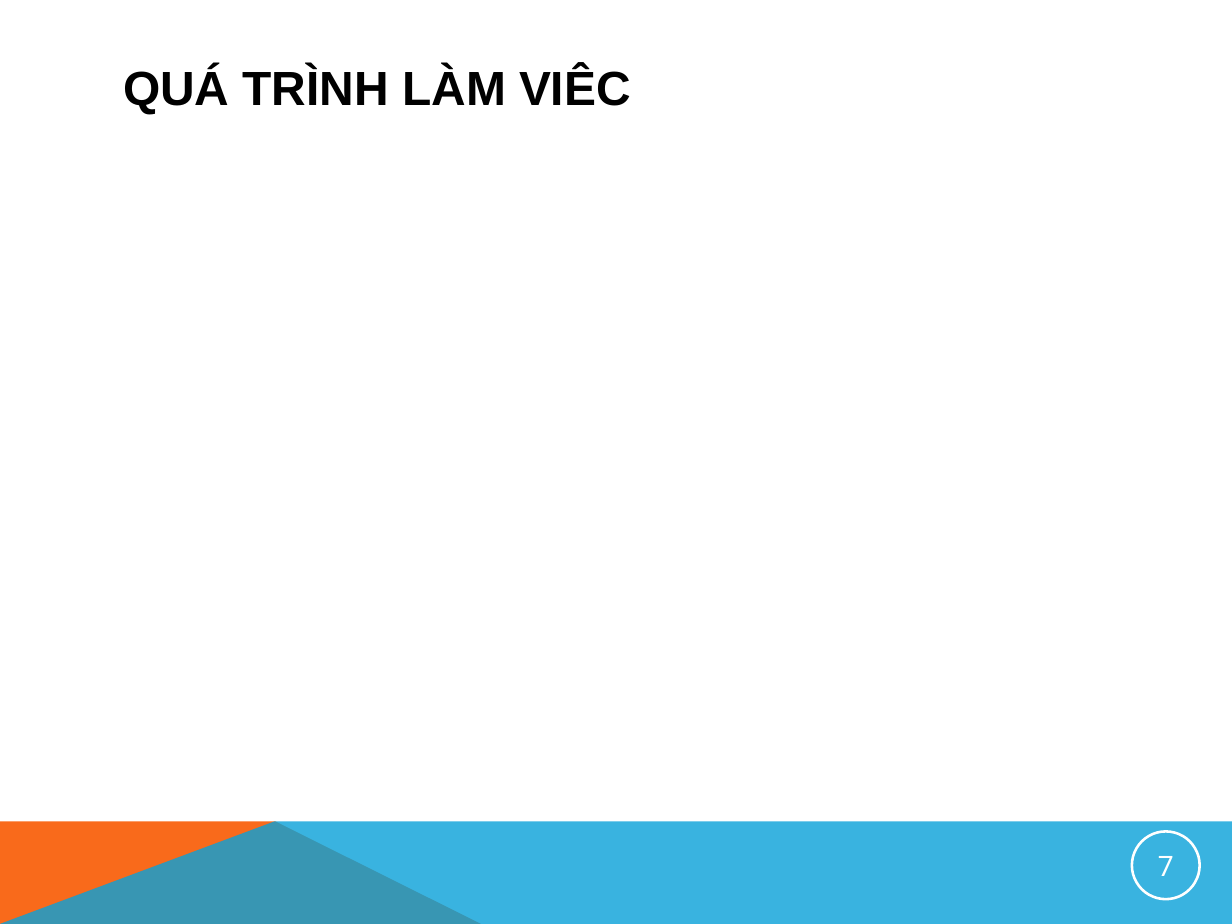
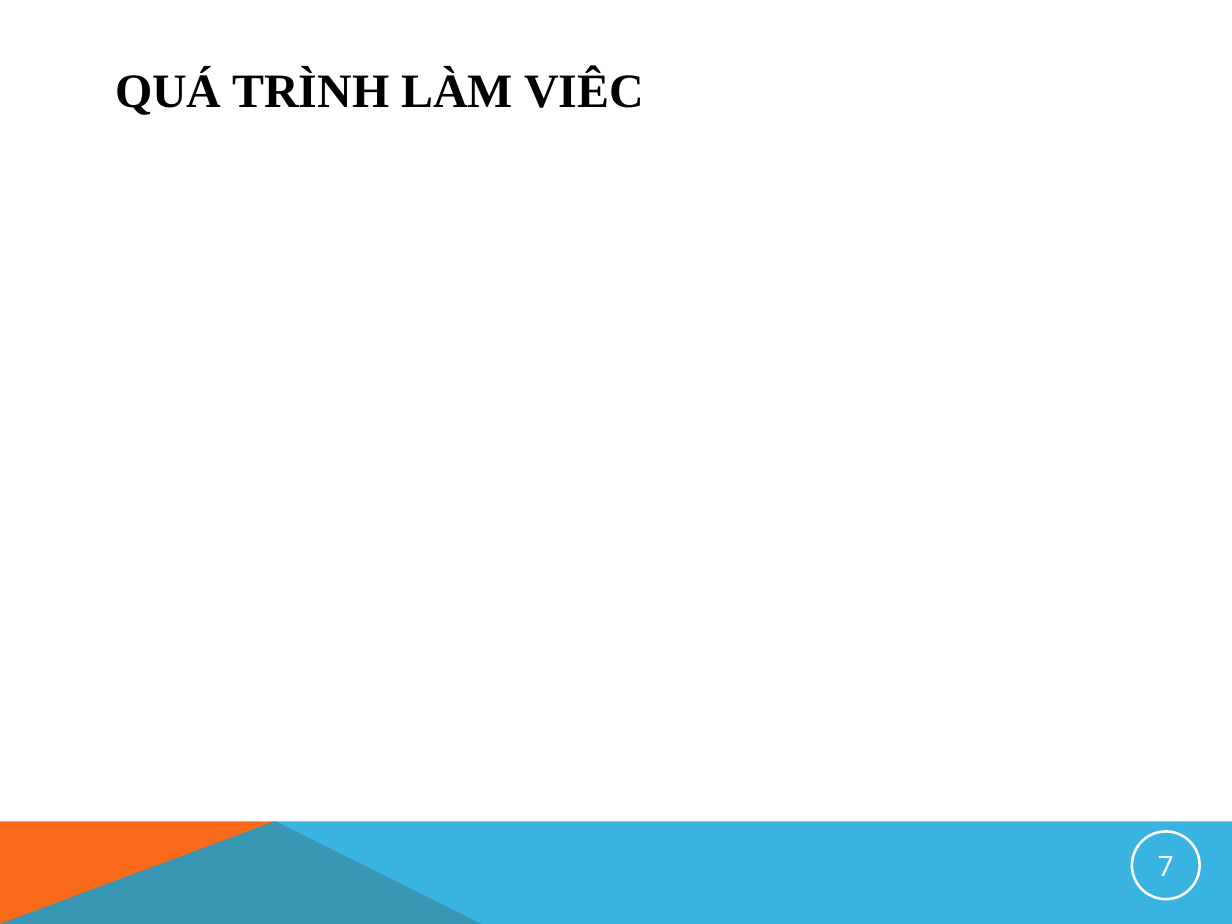
Before and after one commit to HoshikiShiro/Nhom4, a slide deck: slide 7 of Nhom4.pptx. Drawn at 1232x924 pixels with LibreOffice and Linux fonts; fonts in the diff are those of the drawing; background and template pictures are left out. Boxes give left, top, right and bottom in pixels: in the first picture for what was removed or moved away, otherwise in the second. Text is boxed around its words. In the diff, an @@ line names an element or a change of style, - is before the commit and + after.

```diff
--- a/Nhom4.pptx
+++ b/Nhom4.pptx
@@ title "QUÁ TRÌNH LÀM VIÊC": place and size @@
-title "QUÁ TRÌNH LÀM VIÊC" at bbox=[111, 49, 1124, 123]
+title "QUÁ TRÌNH LÀM VIÊC" at bbox=[102, 52, 1115, 126]
@@ title "QUÁ TRÌNH LÀM VIÊC" at bbox=[102, 52, 1115, 126]: font Arial to Times New Roman @@
```
Also in this commit, not shown: 6 other slides changed.
